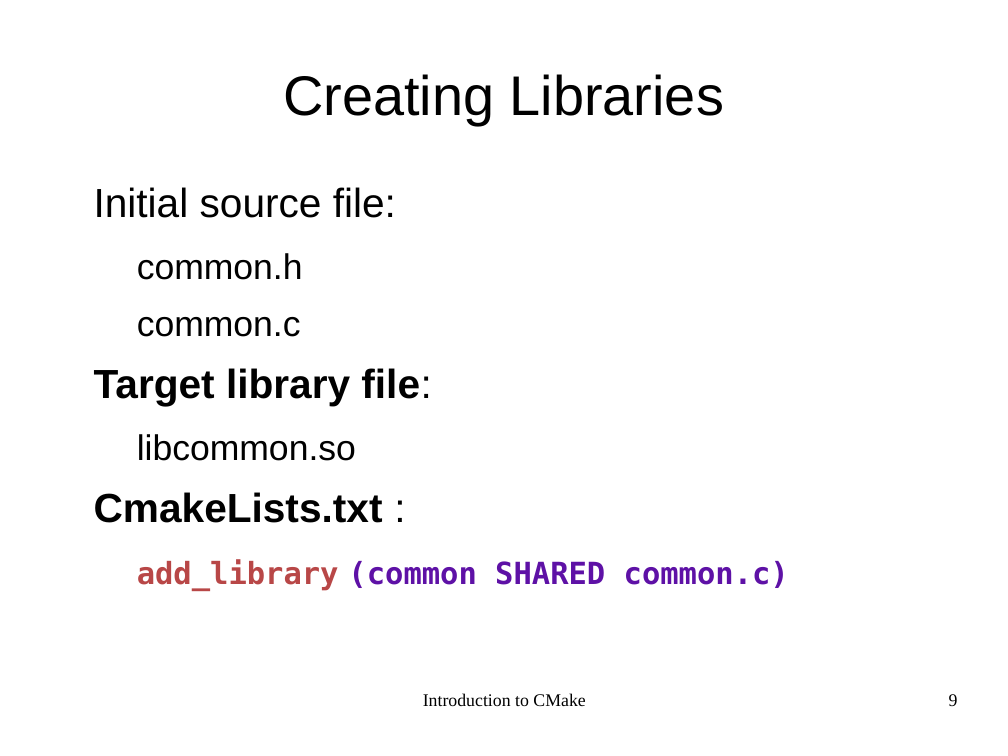
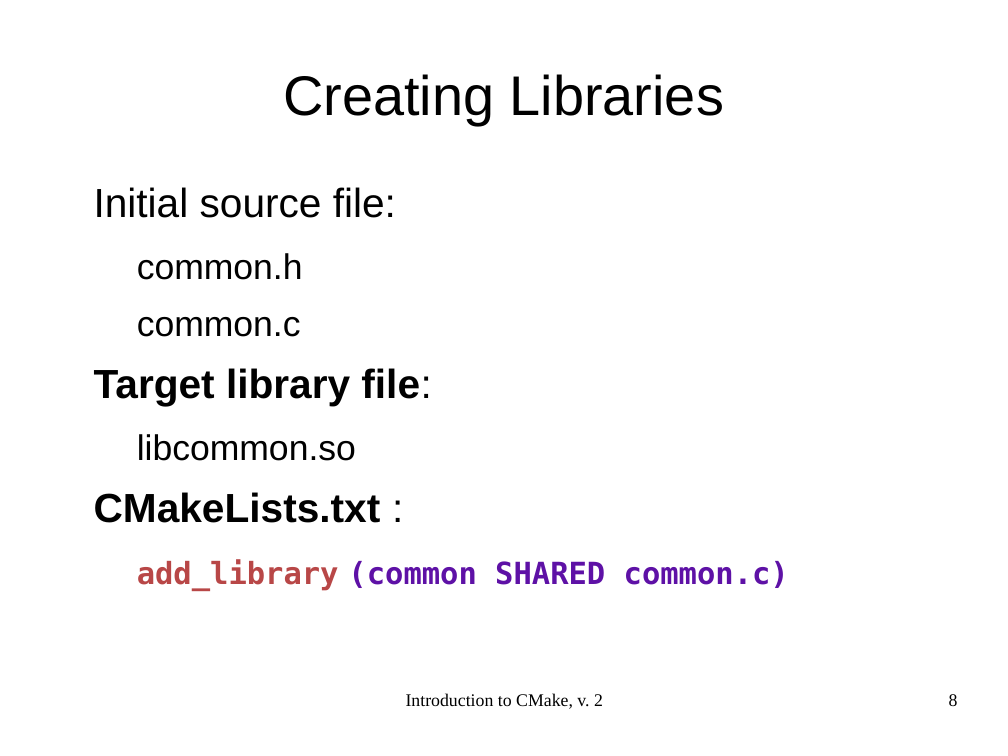
Before and after one commit to shlomif/shlomi-fish-homepage, a slide deck: slide 8 of t2/lecture/CMake/introduction_to_cmake-2.odp (slide 9 before the commit). Drawn at 1008x756 pixels with LibreOffice and Linux fonts; fonts in the diff are those of the drawing. Boxes give left, top, right and bottom in pixels: in the first picture for what was removed or moved away, otherwise in the second. Text is boxed around its words. In the diff, an @@ line names an element or a change of style, - is before the commit and + after.

```diff
--- a/t2/lecture/CMake/introduction_to_cmake-2.odp
+++ b/t2/lecture/CMake/introduction_to_cmake-2.odp
@@ text at box(94, 492, 381, 523): text changed @@
-CmakeLists.txt :
+CMakeLists.txt :
@@ text at box(406, 693, 603, 709): text changed @@
-Introduction to CMake
+Introduction to CMake, v. 2
@@ page number at box(949, 694, 958, 706): text changed @@
-9
+8
```
Also in this commit, not shown: 21 other slides changed, 1 slide added, 8 slides removed, 2 other files.
